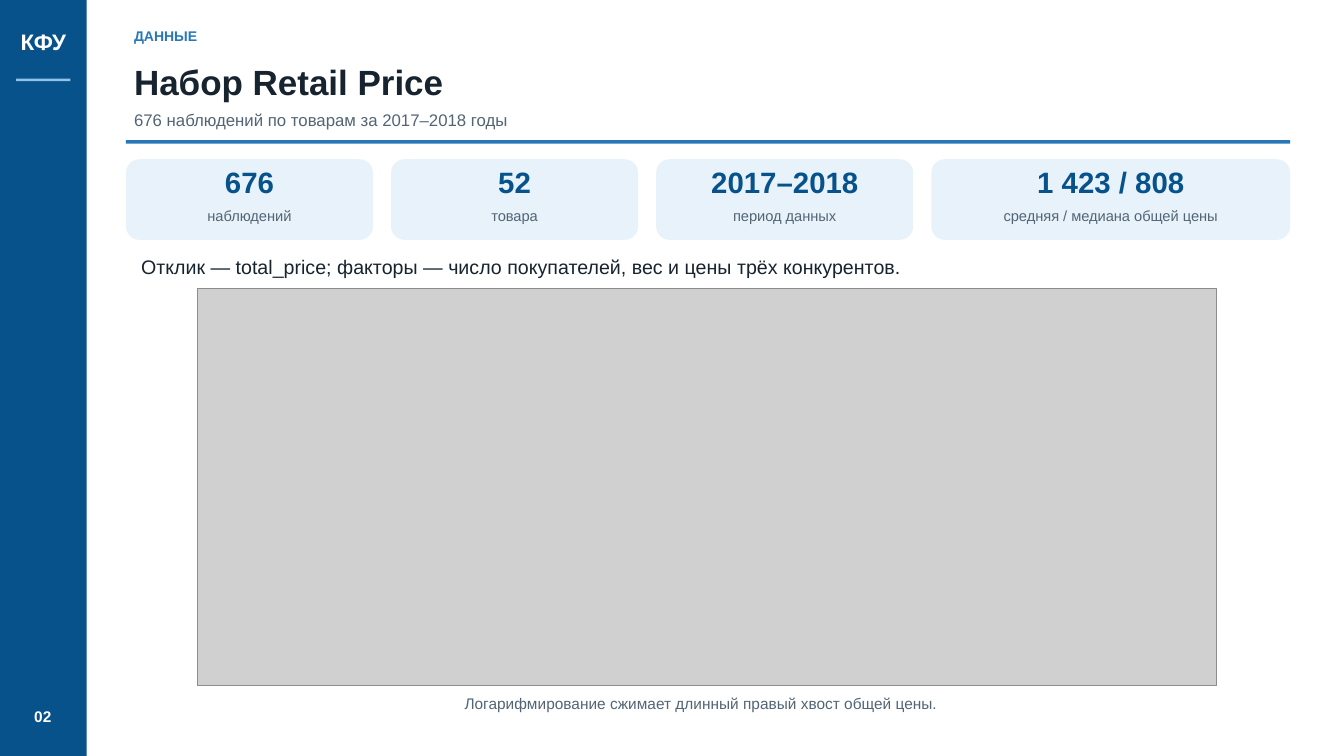
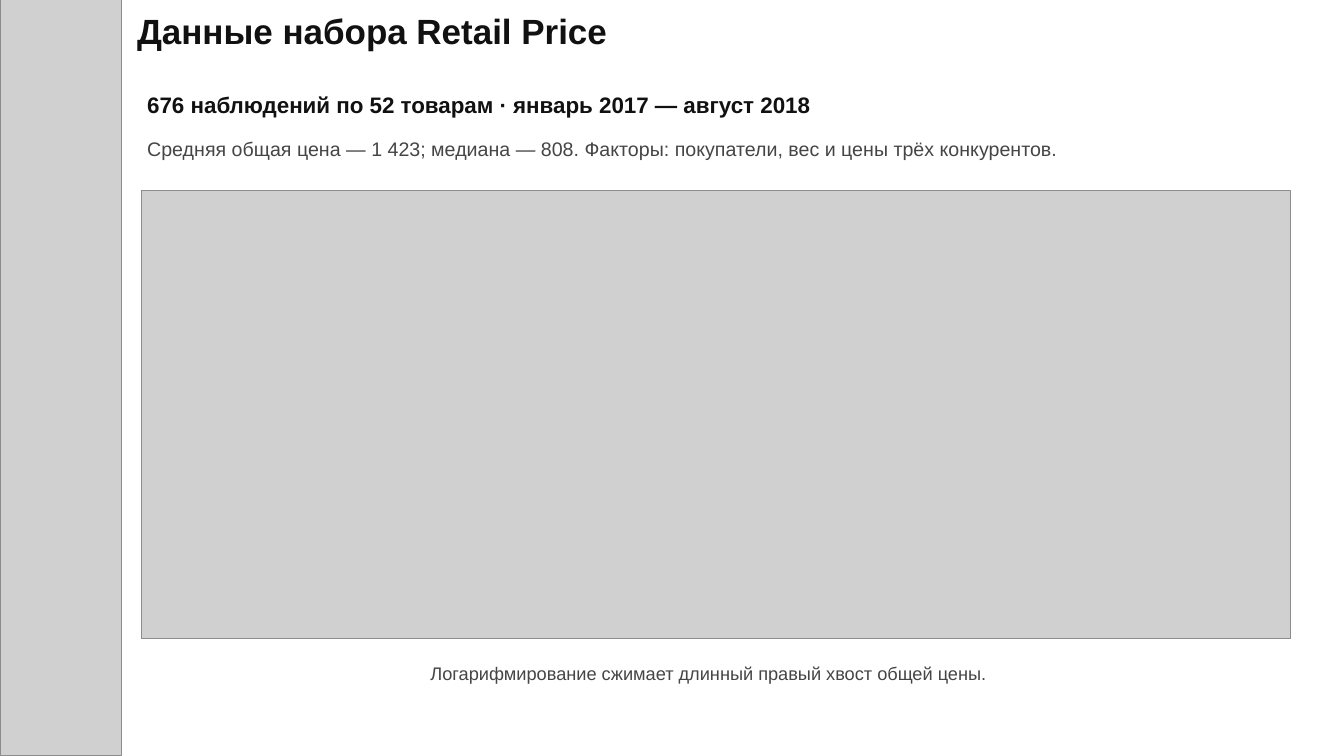
Before and after one commit to tushkanchek/scienceWork, a slide deck: slide 2 of presentation_5min.pptx. Drawn at 1344x756 pixels with LibreOffice and Linux fonts; fonts in the diff are those of the drawing; grey boxes stand for pictures. Boxes give left, top, right and bottom in pixels: in the first picture for what was removed or moved away, otherwise in the second. Text is boxed around its words. In the diff, an @@ line names an element or a change of style, - is before the commit and + after.

```diff
--- a/presentation_5min.pptx
+++ b/presentation_5min.pptx
@@ rectangle removed at bbox=[0, 0, 87, 756] @@
@@ picture added at bbox=[0, 0, 122, 756] @@
@@ text "Данные набора Retail Price" at bbox=[137, 18, 607, 50]: vertical alignment middle to top @@
@@ text at bbox=[137, 18, 607, 50]: text changed; text colour #17232E to #111111 @@
-Набор Retail Price
+Данные набора Retail Price
@@ text removed at bbox=[21, 34, 66, 51] @@
-КФУ
@@ text removed at bbox=[134, 31, 197, 44] @@
-ДАННЫЕ
@@ rectangle removed at bbox=[16, 79, 71, 82] @@
@@ text at bbox=[147, 96, 810, 118]: text changed; size 12 to 16 pt; text colour #526575 to #111111; bold on @@
-676 наблюдений по товарам за 2017–2018 годы
+676 наблюдений по 52 товарам · январь 2017 — август 2018
@@ rectangle removed at bbox=[126, 140, 1291, 144] @@
@@ text at bbox=[147, 141, 1057, 160]: text changed; text colour #17232E to #454545 @@
-Отклик — total_price; факторы — число покупателей, вес и цены трёх конкурентов.
+Средняя общая цена — 1 423; медиана — 808. Факторы: покупатели, вес и цены трёх конкурентов.
@@ rounded rectangle removed at bbox=[126, 159, 373, 240] @@
@@ text removed at bbox=[225, 172, 274, 194] @@
-676
@@ rounded rectangle removed at bbox=[391, 159, 638, 240] @@
@@ text removed at bbox=[498, 172, 531, 194] @@
-52
@@ rounded rectangle removed at bbox=[656, 159, 913, 240] @@
@@ text removed at bbox=[711, 172, 858, 194] @@
-2017–2018
@@ rounded rectangle removed at bbox=[932, 159, 1291, 240] @@
@@ text removed at bbox=[1037, 172, 1184, 194] @@
-1 423 / 808
@@ picture: place and size @@
-picture at bbox=[198, 288, 1216, 686]
+picture at bbox=[141, 191, 1291, 639]
@@ text removed at bbox=[207, 210, 291, 224] @@
-наблюдений
@@ text removed at bbox=[491, 213, 538, 224] @@
-товара
@@ text removed at bbox=[733, 213, 837, 224] @@
-период данных
@@ text removed at bbox=[1004, 210, 1218, 224] @@
-средняя / медиана общей цены
@@ text "Логарифмирование сжимает длинный правый хвост ...": place and size @@
-text "Логарифмирование сжимает длинный правый хвост ..." at bbox=[465, 697, 937, 712]
+text "Логарифмирование сжимает длинный правый хвост ..." at bbox=[430, 666, 986, 684]
@@ text "Логарифмирование сжимает длинный правый хвост ..." at bbox=[430, 666, 986, 684]: size 11 to 13 pt, text colour #526575 to #454545 @@
@@ text removed at bbox=[34, 711, 51, 722] @@
-02
```
Also in this commit, not shown: 5 other slides changed, 1 slide added, 1 slide removed, 5 other files.
